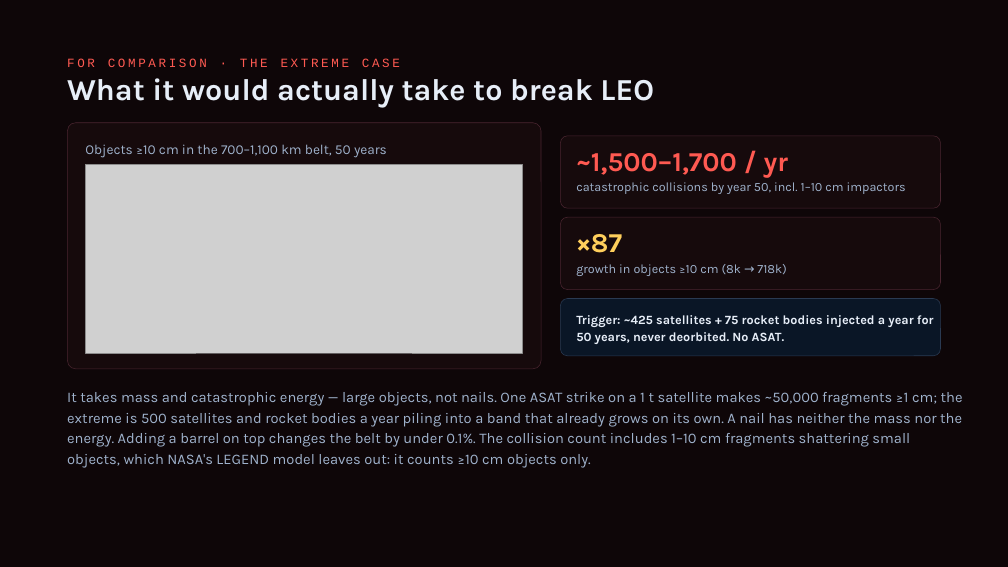
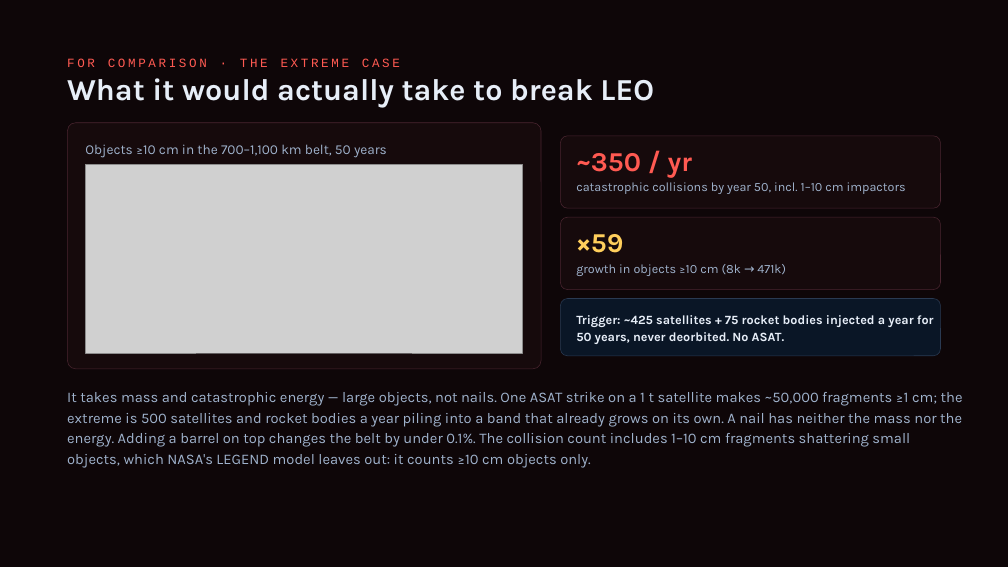
Before and after one commit to TimKadyrov/DebrisCascade, a slide deck: slide 17 of Barrel of Nails — Kessler Study.pptx. Drawn at 1008x567 pixels with LibreOffice and Linux fonts; fonts in the diff are those of the drawing; grey boxes stand for pictures. Boxes give left, top, right and bottom in pixels: in the first picture for what was removed or moved away, otherwise in the second. Text is boxed around its words. In the diff, an @@ line names an element or a change of style, - is before the commit and + after.

```diff
--- a/Barrel of Nails — Kessler Study.pptx
+++ b/Barrel of Nails — Kessler Study.pptx
@@ text at [576,153,692,178]: text changed @@
-~1,500–1,700 / yr
+~350 / yr
@@ text at [576,234,623,253]: text changed @@
-×87
+×59
@@ text at [576,264,786,276]: text changed @@
-growth in objects ≥10 cm (8k → 718k)
+growth in objects ≥10 cm (8k → 471k)
```
Also in this commit, not shown: 14 other slides changed, 15 other files.
